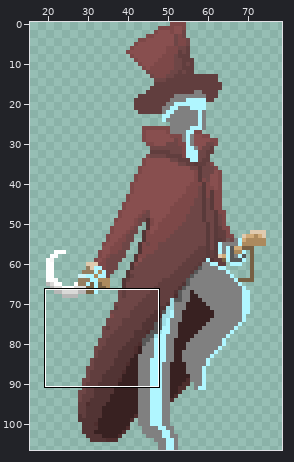
Sprite sheet -- Assets/Sprites/Pirate/Jump/Jump_up_01.png. The picture above shows the old version from afar; the outline marks the close-up.
Close-up. Before the commit:
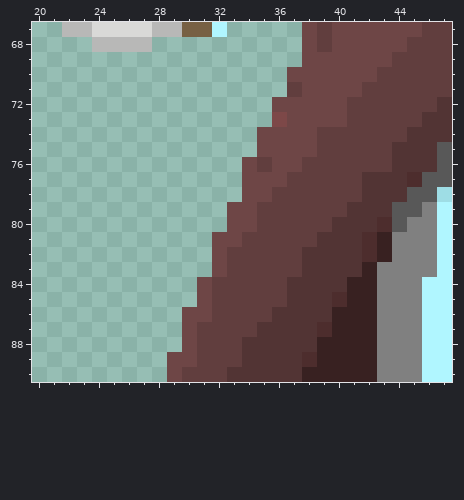
The file is 89x107 pixels. Pixels under 10% opacity are left out. Colours within 5 levels of each other are drawn and written as one. Shown: x 20..47, y 67..90. The wide view leaves out empty margins.
The result:
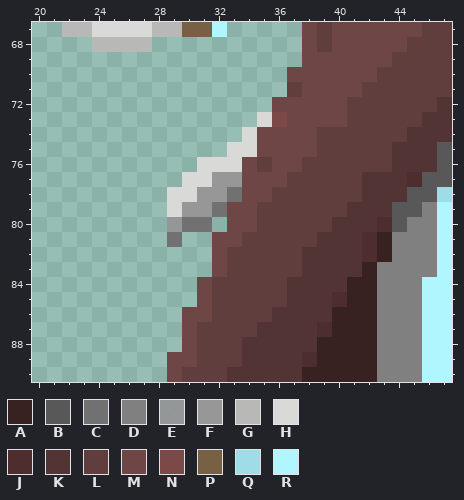
Palette (. is transparent): A #382121  B #585858  C #717171  D #808080  E #949494ea  F #979797  G #b8b8b7  H #d9d9d7  J #4d2d2d  K #523434  L #613e3e  M #6e4646  N #7d4848  P #776043  Q #9edde5  R #b0f6ff
What changed:
@@ x 27..37 @@
 72 .........MM
-73 .........NM
-74 ........MMM
-75 ........MMM
-76 .......MLMM
-77 .......MMML
-78 .......MMLL
-79 ......MMLLL
-80 ......MMLLL
-81 .....MMLLLL
+73 ........HNM
+74 .......HMMM
+75 ......HHMMM
+76 ....HHHMLMM
+77 ...HHFFMMML
+78 ..HHFFCMMLL
+79 ..HFFCMMLLL
+80 ..ECC.MMLLL
+81 ..C..MMLLLL
 82 .....MLLLLL
